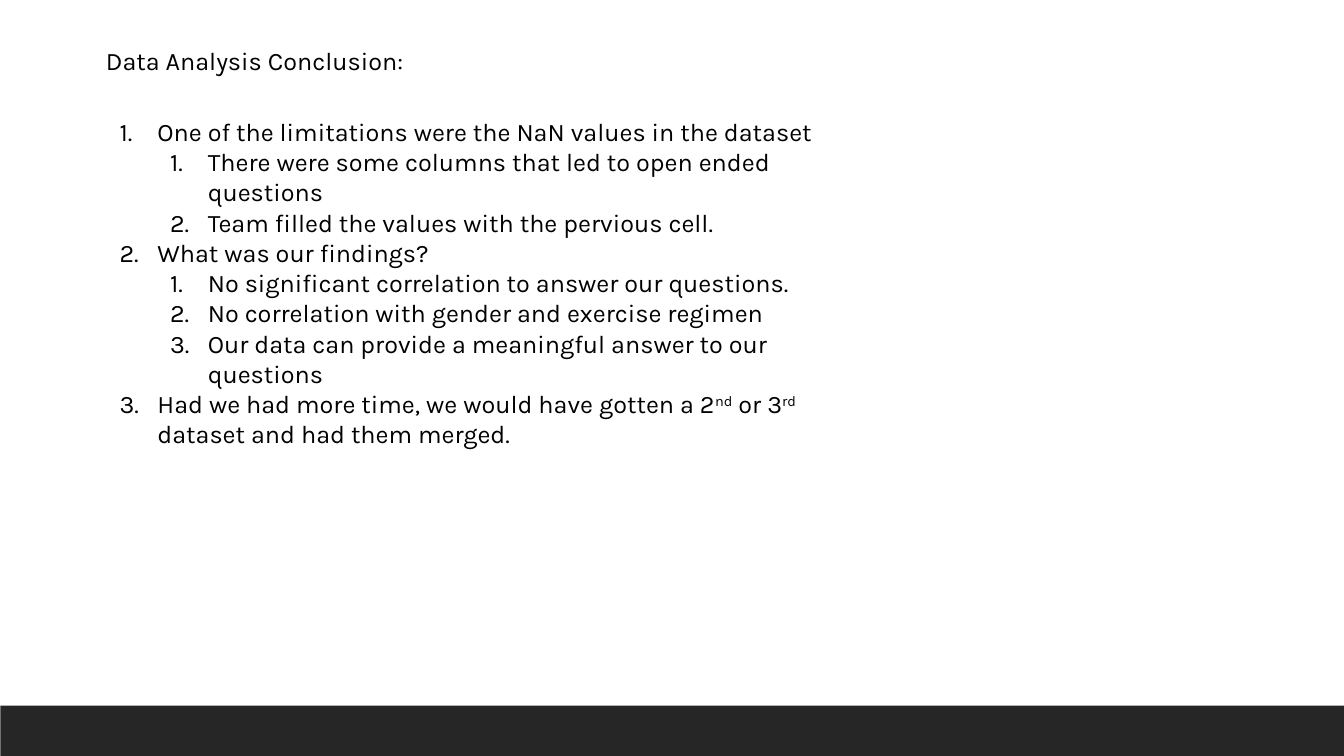
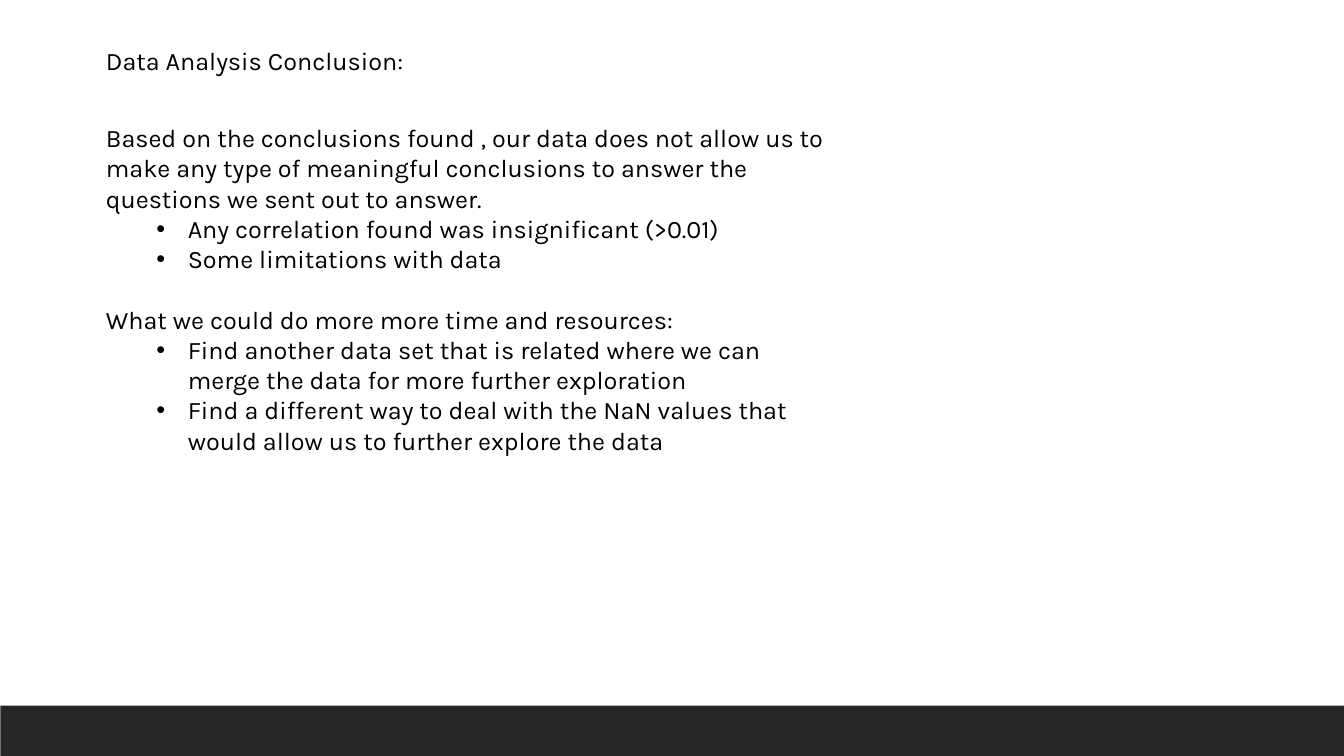
Before and after one commit to lisaislas/UCI-Project-1, a slide deck: slide 18 of Project 1.pptm. Drawn at 1344x756 pixels with LibreOffice and Linux fonts; fonts in the diff are those of the drawing. Boxes give left, top, right and bottom in pixels: in the first picture for what was removed or moved away, otherwise in the second. Text is boxed around its words. In the diff, an @@ line names an element or a change of style, - is before the commit and + after.

Commit message:
updated power point with conclusions

```diff
--- a/Project 1.pptm
+++ b/Project 1.pptm
@@ text at <box>106,129,823,456</box>: text changed @@
-1. One of the limitations were the NaN values in the dataset
-  1. There were some columns that led to open ended questions
-  2. Team filled the values with the pervious cell.
-2. What was our findings?
-  1. No significant correlation to answer our questions.
-  2. No correlation with gender and exercise regimen
-  3. Our data can provide a meaningful answer to our questions
-3. Had we had more time, we would have gotten a 2nd or 3rd dataset and had them merged.
+Based on the conclusions found , our data does not allow us to make any type of meaningful conclusions to answer the questions we sent out to answer.
+  • Any correlation found was insignificant (>0.01)
+  • Some limitations with data
+What we could do more more time and resources:
+  • Find another data set that is related where we can merge the data for more further exploration
+  • Find a different way to deal with the NaN values that would allow us to further explore the data
```
